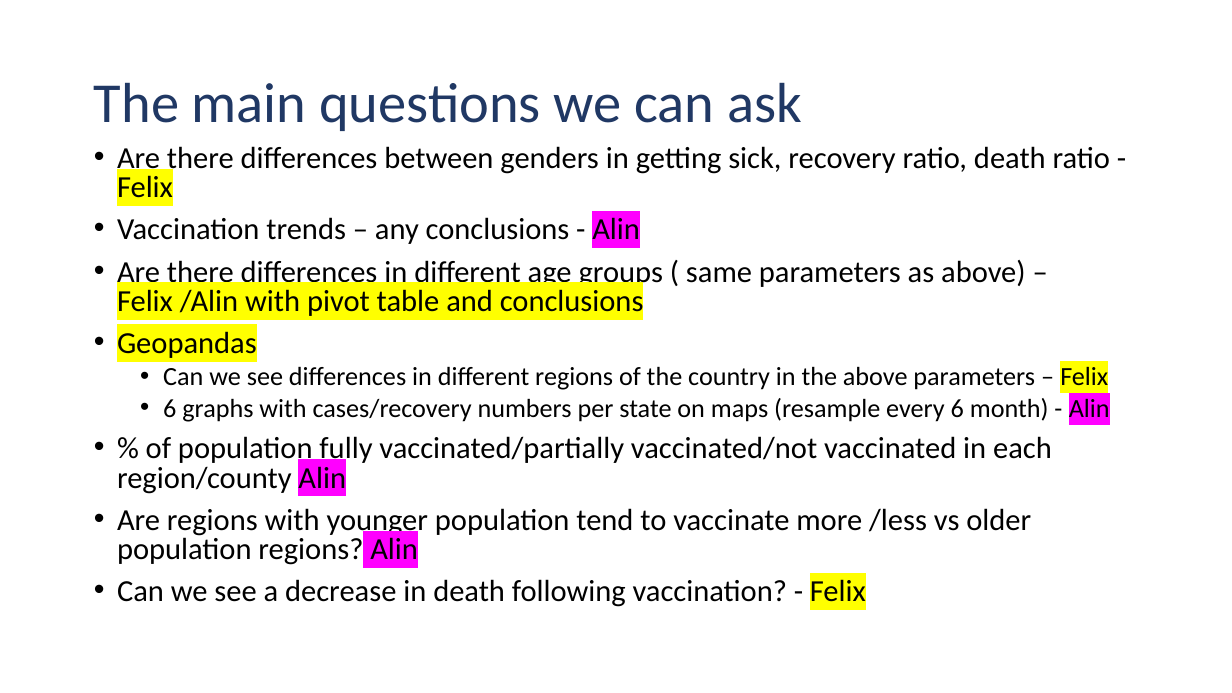
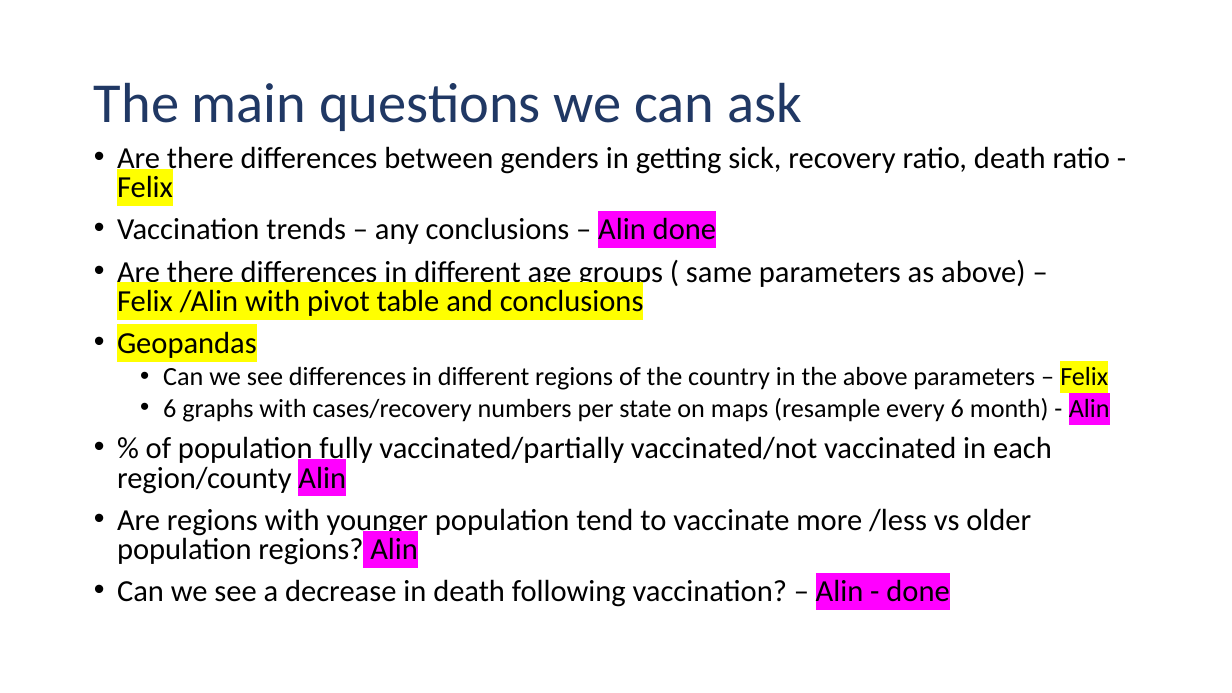
Before and after one commit to doctorf72/Naya-Practical-Data-Science-EDA-Project, a slide deck: slide 18 of initial analysis.pptx (slide 16 before the commit). Drawn at 1232x693 pixels with LibreOffice and Linux fonts; fonts in the diff are those of the drawing; background and template pictures are left out. Boxes give left, top, right and bottom in pixels: in the first picture for what was removed or moved away, otherwise in the second. Text is boxed around its words. In the diff, an @@ line names an element or a change of style, - is before the commit and + after.

```diff
--- a/initial analysis.pptx
+++ b/initial analysis.pptx
@@ text at (x1=117, y1=217, x2=716, y2=244): text changed @@
-• Vaccination trends – any conclusions - Alin
+• Vaccination trends – any conclusions – Alin done
@@ text at (x1=117, y1=579, x2=949, y2=607): text changed @@
-• Can we see a decrease in death following vaccination? - Felix
+• Can we see a decrease in death following vaccination? – Alin - done
```
Also in this commit, not shown: 2 slides added, 1 other file.
